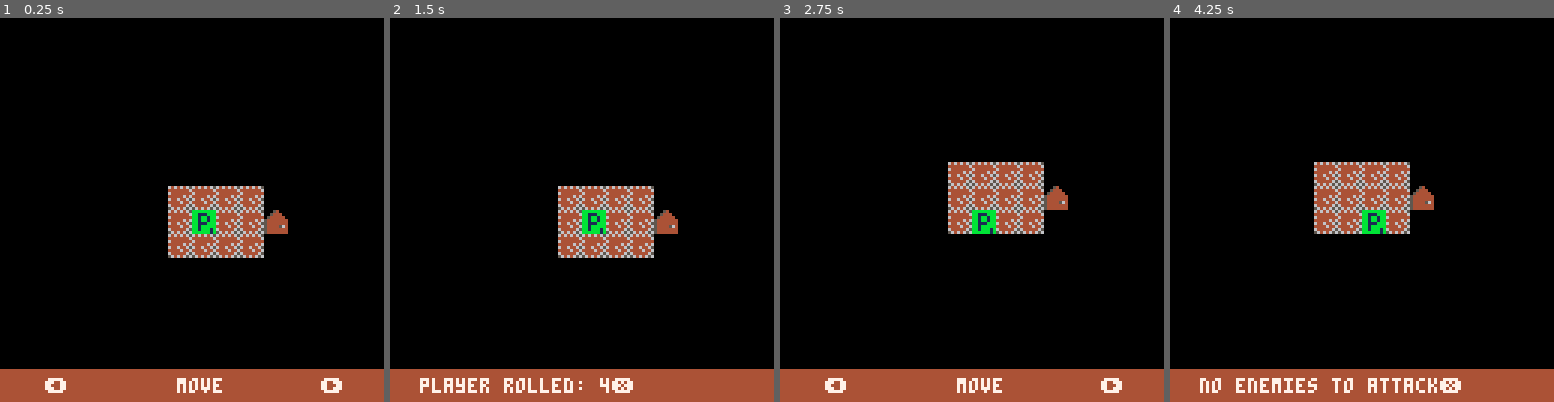
Above: before the commit, frames 1-4 (left to right).
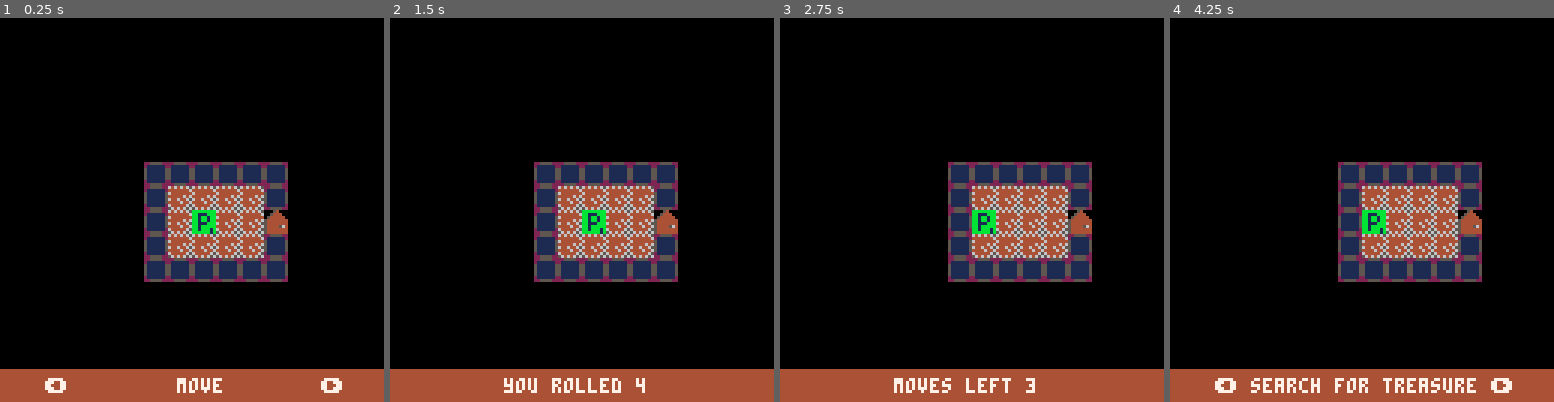
Above: after the commit, the same moments.

Repository: rad-corps/HQuest
Game: PICO-8 cartridge hq.p8
The game is run twice, just before and just after one commit, with the same random seed, the same clock (stepped at 60 frames per second) and the same inputs.
Inputs:
- Up to frame 1 (0.25 s): no input
- Up to frame 2 (1.5 s): tap O (Z key) at 0.33, 0.7, 1.43 s; tap X (X key) at 1.07 s
- Up to frame 3 (2.75 s): hold Left 1.97-2.37 s; tap X (X key) at 2.07, 2.4, 2.73 s; tap O (Z key) at 2.22 s; hold Down from 2.42 s (still down)
- Up to frame 4 (4.25 s): release Down at 2.82 s; hold Right 2.87-3.53 s; tap X (X key) every 0.33 s from 3.07 to 4.07 s; tap O (Z key) at 3.1, 3.98 s; hold Up 3.58-4.08 s; hold Right from 4.13 s (still down)

The runs differ from the first frame. In frame 1, 6.6% of the frame differs, in the area x 37-75%, y 37-69%; in frame 2, 7.5%; in frame 3, 10%; in frame 4, 13%, in the area x 7-90%, y 37-98%.

Commit message:
added rock, and moved enemy

Diff:
--- a/hq.p8
+++ b/hq.p8
@@ -1,5 +1,5 @@
 pico-8 cartridge // http://www.pico-8.com
-version 10
+version 8
 __lua__
 actors={}
 actor_index=1
@@ -25,8 +25,13 @@
 		{18,9}
 	},
 	enemies = { --x, y, type
-		{10,2,1},
-		{10,4,2}
+		{9,2,1},
+		{10,4,2},
+		{16,0,1},
+		{10,0,1},
+	},
+	rocks = {
+		{11,0}
 	}
 }
 
@@ -71,10 +76,14 @@
 	if #self.messages > 0 then
 		print(self.messages[1][1] .. "\x97", 10, 120, 7)
 
-	elseif actor_index == 1 then --draw player GUI
+	elseif actor_index == 1 then --draw player gui
 
 		if actors[1].state == "move" then
-			print("       moves left " .. actors[1].ml, 10, 120, 7)
+			if actors[1].ml == actors[1].dice then
+				print("       you rolled " .. actors[1].dice, 10, 120, 7)
+			else
+				print("       moves left " .. actors[1].ml, 10, 120, 7)
+			end
 		elseif actors[1].state == "move_or_action" then
 				print("\x8b" .. move_or_action_menu[actors[1].menu_selection] .. "\x91", 15, 120, 7)
 		elseif actors[1].state == "attack_menu" then
@@ -193,18 +201,31 @@
 		do return end
 	end
 
- 	--check collision with walls
-	if ( mget(self.x, self.y) == wallid )	then
+ 	--check collision with walls and rocks
+	if ( mget(self.x, self.y) == wallid or mget(self.x, self.y) == 50)	then
 		self.x = prevx
 		self.y = prevy
 	end
 
+	--check collision with doors
+	if ( mget(self.x, self.y) == 48 )	then
+		mset(self.x, self.y, 49)
+	end
+
 	--check collision with enemies
 	for i=2, #actors do
-		if self.x == actors[i].x and self.y == actors[i].y then
-			self.x = prevx
-			self.y = prevy
-		end
+		if actors[i].alive == true then
+			if self.x == actors[i].x and self.y == actors[i].y then
+				self.x = prevx
+				self.y = prevy
+			end
+		end
+	end
+
+	--check collision with map edge
+	if self.x < 0 or self.x >= map_w or self. y < 0 or self.y >= map_h then
+		self.x = prevx
+		self.y = prevy
 	end
 
 	 --decrement movesleft if player moved
@@ -220,8 +241,6 @@
 		self.state = "move_or_action"
 
 	end
-
-	--printh("player pos:" .. self.x .. " " .. self.y)
 end
 
 function player:do_move_or_action_menu()
@@ -237,7 +256,8 @@
 				gui:add_message("already moved this turn")
 			elseif self.dice_rolled == false then
 				self.ml = player:rollmovementdice()
-				gui:add_message("player rolled: " .. self.ml)
+				self.dice = self.ml
+				--gui:add_message("player rolled: " .. self.ml)
 			end
 			if self.ml > 0 then
 				self.state = "move"
@@ -248,7 +268,6 @@
 				self.adjacent_enemies = self:get_adjacent_enemies()
 				if (#self.adjacent_enemies == 0) gui:add_message("no enemies to attack")
 				if (#self.adjacent_enemies > 0) then
-					printh("adjacent enemies exist: " .. #self.adjacent_enemies)
 					for en in all(self.adjacent_enemies) do
 						printh(en.name)
 					end
@@ -263,7 +282,9 @@
 			gui:add_message("not implemented")
 		elseif self.menu_selection == 4 then --search for treasure
 			gui:add_message("not implemented")
-		elseif self.menu_selection == 5 then --end turn
+		elseif self.menu_selection == 5 then --use item
+			gui:add_message("not implemented")
+		elseif self.menu_selection == 6 then --end turn
 			actor_index += 1
 			self.move_used = false
 			self.action_used = false
@@ -277,7 +298,7 @@
 end
 
 function player:do_attack_menu()
-	if (btnp(0)) then --Left arrow (change selected enemy to attack)
+	if (btnp(0)) then --left arrow (change selected enemy to attack)
 		self.attack_selection -= 1
 		if self.attack_selection == 0 then
 			self.attack_selection = #self.adjacent_enemies
@@ -295,6 +316,7 @@
 		self:attack_enemy()
 		self.action_used = true
 		if self.dice_rolled == true then
+			printh("move used = true")
 			self.ml = 0
 			self.move_used = true
 		end
@@ -305,7 +327,6 @@
 function player:attack_enemy()
 	--get the enemy
 	local en = self.adjacent_enemies[self.attack_selection]
-	printh("attacking a " .. en.name .. " who has " .. en.bp .. " body points")
 	do_actor_attack(self, en)
 
 end
@@ -317,9 +338,7 @@
 	local neighbour_tiles = getneighbours({self.x, self.y})
 
 	for neighbour in all (neighbour_tiles) do
-		printh("neighbour tile: " .. neighbour[1] .. " " .. neighbour[2] .. " ".. neighbour[3] .. " ")
 		if neighbour[3] > 5 then --this is the traversal cost. cost of 6 is an enemy
-			printh("adding tile")
 			add(ret, get_actor_on_tile(neighbour[1], neighbour[2]))
 		end
 	end
@@ -368,7 +387,6 @@
 function enemy:update()
 
 	if (self.active == false) then
-		printh("enemy inactive")
 		self:finishmove()
 		do return end
 	end
@@ -390,7 +408,7 @@
 
 			self.ml -= 1
 
-			--we rached the end of the A star path, we are probably next to the player, lets check to be sure
+			--we rached the end of the a star path, we are probably next to the player, lets check to be sure
 			if self.pathindex > #self.path  then
 				self.ml = 0
 				local neighbours = getneighbours({self.x, self.y})
@@ -415,7 +433,7 @@
 				--if we landed on another enemy, move back and pass control to next enemy
 				for i=2, #actors do
 					if i != actor_index then
-						if self.x == actors[i].x and self.y == actors[i].y then
+						if self.x == actors[i].x and self.y == actors[i].y and actors[i].alive then
 							self.x = prevx
 							self.y = prevy
 							enemy:finishmove()
@@ -449,7 +467,7 @@
 
 function enemy:draw()
 	if self.active == true then
-		spr(16, self.x * 8, self.y * 8)
+		spr(self.sprite, self.x * 8, self.y * 8)
 	end
 end
 
@@ -463,7 +481,8 @@
 	move_or_action_menu[2] = "        attack       "
 	move_or_action_menu[3] = "  search for traps   "
 	move_or_action_menu[4] = " search for treasure "
-	move_or_action_menu[5] = "     finish turn     "
+	move_or_action_menu[5] = "       use item      "
+	move_or_action_menu[6] = "     finish turn     "
 
 	init_rooms_array()
 	my_gui = gui:new()
@@ -474,13 +493,13 @@
 	enemy_type = {}
 
 	add(enemy_type, {"goblin",10,2,1,1,1, 16})
-	add(enemy_type, {"skeleton",6,2,2,1,0, 16})
-	add(enemy_type, {"zombie",5,2,3,1,0,16})
-	add(enemy_type, {"orc",8,3,2,1,2,16})
-	add(enemy_type, {"fimir",6,3,3,2,3,16})
-	add(enemy_type, {"mummy",4,3,4,2,0,16})
-	add(enemy_type, {"chaos warrior",7,4,4,3,3,16})
-	add(enemy_type, {"gargoyle",6,4,5,3,4,16})
+	add(enemy_type, {"skeleton",6,2,2,1,0, 17})
+	add(enemy_type, {"zombie",5,2,3,1,0,18})
+	add(enemy_type, {"orc",8,3,2,1,2,19})
+	add(enemy_type, {"fimir",6,3,3,2,3,20})
+	add(enemy_type, {"mummy",4,3,4,2,0,21})
+	add(enemy_type, {"chaos warrior",7,4,4,3,3,22})
+	add(enemy_type, {"gargoyle",6,4,5,3,4,23})
 
 	init_mission()
 end
@@ -580,16 +599,19 @@
 	--add the enemies
 	for en in all(mission.enemies) do
 		--create a new enemy based on the enemy data
-
-		printh("creating enemy: " .. en[1] .. ", " .. en[2])
 		local enemy = enemy:new()
 		enemy:init(en)
 		add(actors, enemy)
 	end
+
+	--add the rocks
+	for rk in all(mission.rocks) do
+		--create a new enemy based on the enemy data
+		mset(rk[1], rk[2],50)
+	end
 end
 
 function reveal_rooms(x,y)
-	printh("reveal rooms: " .. x .. ", " .. y)
 
 	for rm in all(rooms) do
 		--check player collision with room
@@ -789,6 +811,24 @@
  return abs(a[1] - b[1]) + abs(a[2] - b[2])
 end
 
+-- find all existing neighbours of a position that are not walls
+function getneighbours(pos)
+	local neighbours={}
+	local x = pos[1]
+	local y = pos[2]
+
+	addneighbourtileif(neighbours, x-1, y)
+	addneighbourtileif(neighbours, x+1, y)
+	addneighbourtileif(neighbours, x, y-1)
+	addneighbourtileif(neighbours, x, y+1)
+
+-- for making diagonals
+	if (x+y) % 2 == 0 then
+		reverse(neighbours)
+	end
+	return neighbours
+end
+
 function addneighbourtileif(neighbours, x, y)
 	local obstructed = true
 
@@ -798,7 +838,7 @@
 			--iterate through actor_list
 			for i=2, #actors do
 				if i != actor_index then
-					if x == actors[i].x and y == actors[i].y then
+					if x == actors[i].x and y == actors[i].y and actors[i].alive == true then
 						obstructed = true
 						add(neighbours,{x,y,6})
 						return
@@ -811,24 +851,6 @@
 	if ( obstructed == false) then
 		add(neighbours,{x,y,1})
 	end
-end
-
--- find all existing neighbours of a position that are not walls
-function getneighbours(pos)
-	local neighbours={}
-	local x = pos[1]
-	local y = pos[2]
-
-	addneighbourtileif(neighbours, x-1, y)
-	addneighbourtileif(neighbours, x+1, y)
-	addneighbourtileif(neighbours, x, y-1)
-	addneighbourtileif(neighbours, x, y+1)
-
--- for making diagonals
-	if (x+y) % 2 == 0 then
-		reverse(neighbours)
-	end
-	return neighbours
 end
 
 -- find the first location of a specific tile type
Not shown, changed: 24 lines of the sprite sheet (__gfx__) section of hq.p8
